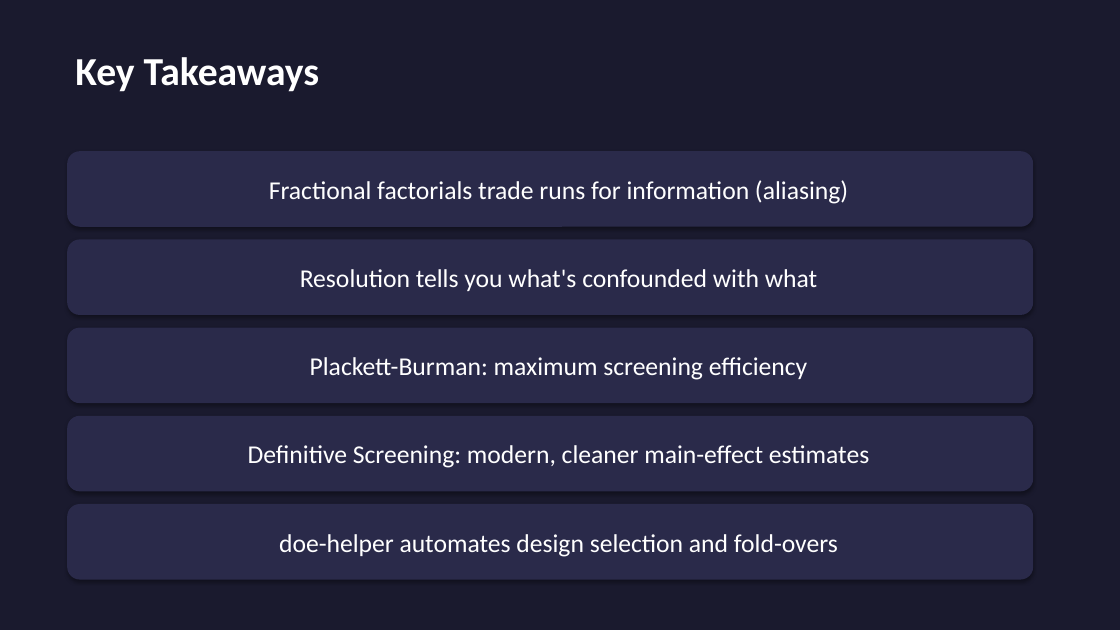
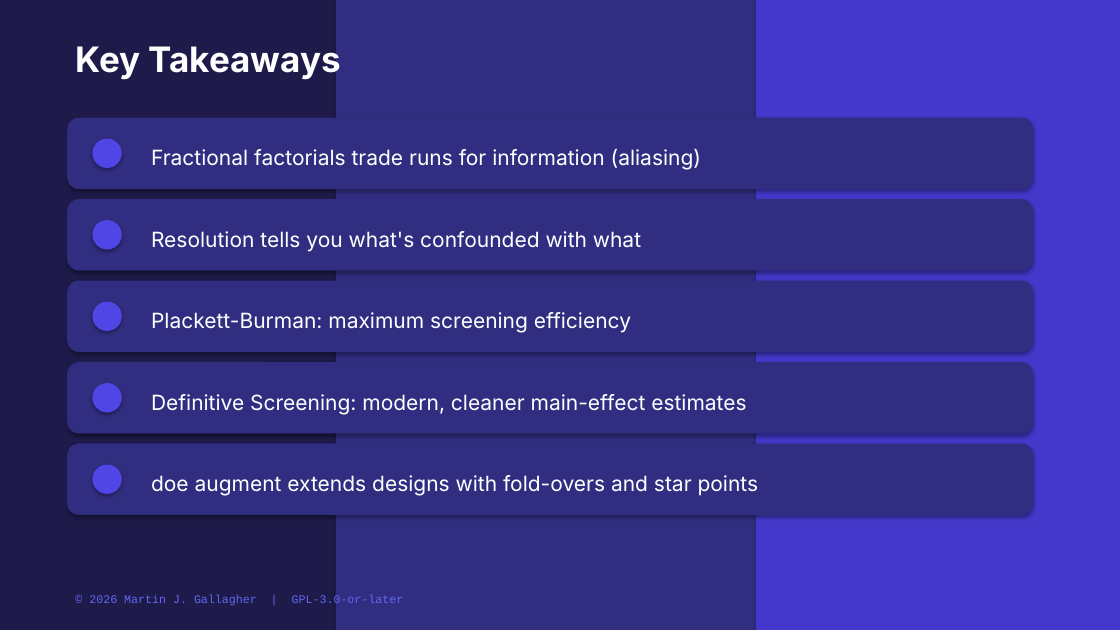
Before and after one commit to MartinGallagher-code/design_of_experiments, a slide deck: slide 9 of training/slides/Module_04_Screening_Designs.pptx (slide 12 before the commit). Drawn at 1120x630 pixels with LibreOffice and Linux fonts; fonts in the diff are those of the drawing. Boxes give left, top, right and bottom in pixels: in the first picture for what was removed or moved away, otherwise in the second. Text is boxed around its words. In the diff, an @@ line names an element or a change of style, - is before the commit and + after.

```diff
--- a/training/slides/Module_04_Screening_Designs.pptx
+++ b/training/slides/Module_04_Screening_Designs.pptx
@@ background #1A1A2E to #1E1B4B @@
@@ rectangle added at [336, 0, 756, 630], fill #312E81 @@
@@ rectangle added at [756, 0, 1120, 630], fill #4338CA @@
@@ text "Key Takeaways": place and size @@
-text "Key Takeaways" at [75, 57, 319, 92]
+text "Key Takeaways" at [75, 43, 341, 80]
@@ text "Key Takeaways" at [75, 43, 341, 80]: size 34 to 30 pt, font Calibri to Inter @@
@@ rounded rectangle added at [67, 118, 1033, 189], fill #312E81 @@
@@ ellipse added at [92, 139, 122, 168], fill #5046E5 @@
@@ text "Fractional factorials trade runs for ...": place and size @@
-text "Fractional factorials trade runs for ..." at [67, 151, 1033, 227]
+text "Fractional factorials trade runs for ..." at [151, 148, 701, 170]
@@ rounded rectangle added at [67, 199, 1033, 271], fill #312E81 @@
@@ text "Resolution tells you what's confounded ...": place and size @@
-text "Resolution tells you what's confounded ..." at [67, 239, 1033, 315]
+text "Resolution tells you what's confounded ..." at [151, 231, 641, 252]
@@ ellipse added at [92, 220, 122, 250], fill #5046E5 @@
@@ rounded rectangle added at [67, 281, 1033, 352], fill #312E81 @@
@@ text "Plackett-Burman: maximum screening efficiency": place and size @@
-text "Plackett-Burman: maximum screening efficiency" at [67, 328, 1033, 403]
+text "Plackett-Burman: maximum screening efficiency" at [151, 312, 631, 333]
@@ ellipse added at [92, 302, 122, 331], fill #5046E5 @@
@@ rounded rectangle added at [67, 362, 1033, 434], fill #312E81 @@
@@ ellipse added at [92, 383, 122, 413], fill #5046E5 @@
@@ size 22 to 18 pt, font Calibri to Inter; alignment centre to left; fill #2A2A4A to none; shadow off in 4 elements at [151, 148, 701, 170], [151, 231, 641, 252], [151, 312, 631, 333], [151, 394, 746, 415] @@
@@ text "Definitive Screening: modern, cleaner main-effect ...": place and size @@
-text "Definitive Screening: modern, cleaner main-effect ..." at [67, 416, 1033, 492]
+text "Definitive Screening: modern, cleaner main-effect ..." at [151, 394, 746, 415]
@@ rounded rectangle added at [67, 444, 1033, 515], fill #312E81 @@
@@ ellipse added at [92, 465, 122, 494], fill #5046E5 @@
@@ text added at [151, 475, 759, 496], 18 pt, text #FFFFFF @@
+doe augment extends designs with fold-overs and star points
@@ rounded rectangle removed at [67, 504, 1033, 580] @@
-doe-helper automates design selection and fold-overs
@@ text added at [89, 595, 404, 607], 10 pt, text #6366F1 @@
+© 2026 Martin J. Gallagher | GPL-3.0-or-later
```
Also in this commit, not shown: 8 other slides changed, 1 slide added, 4 slides removed, 8 other files.
